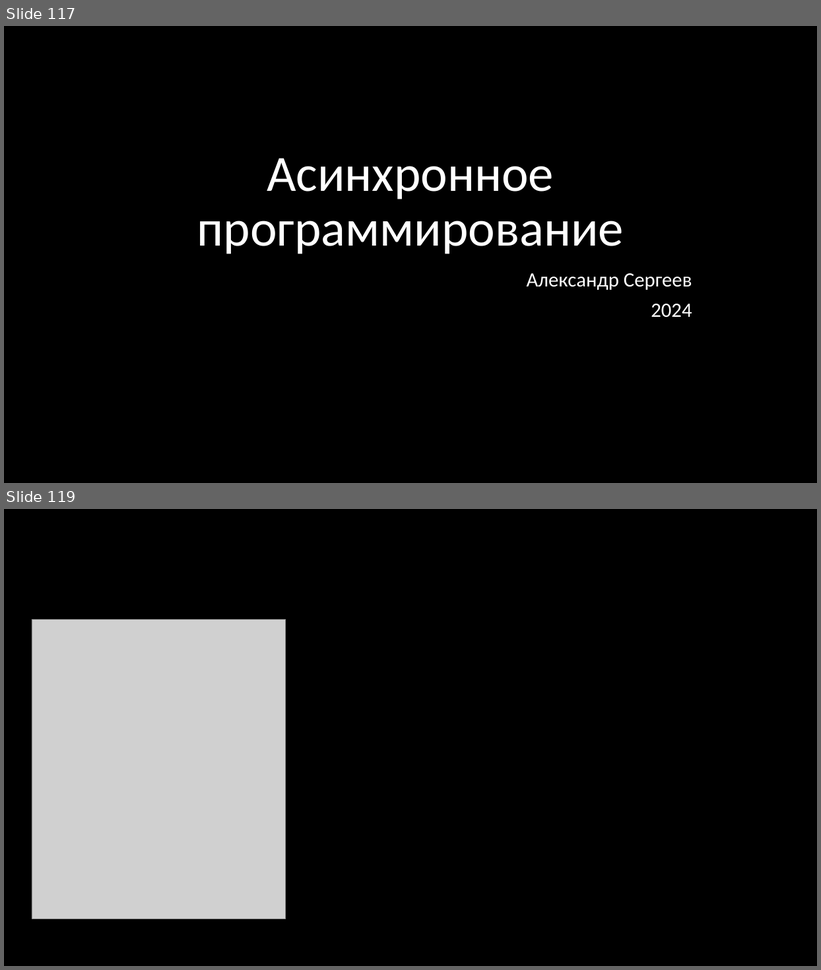
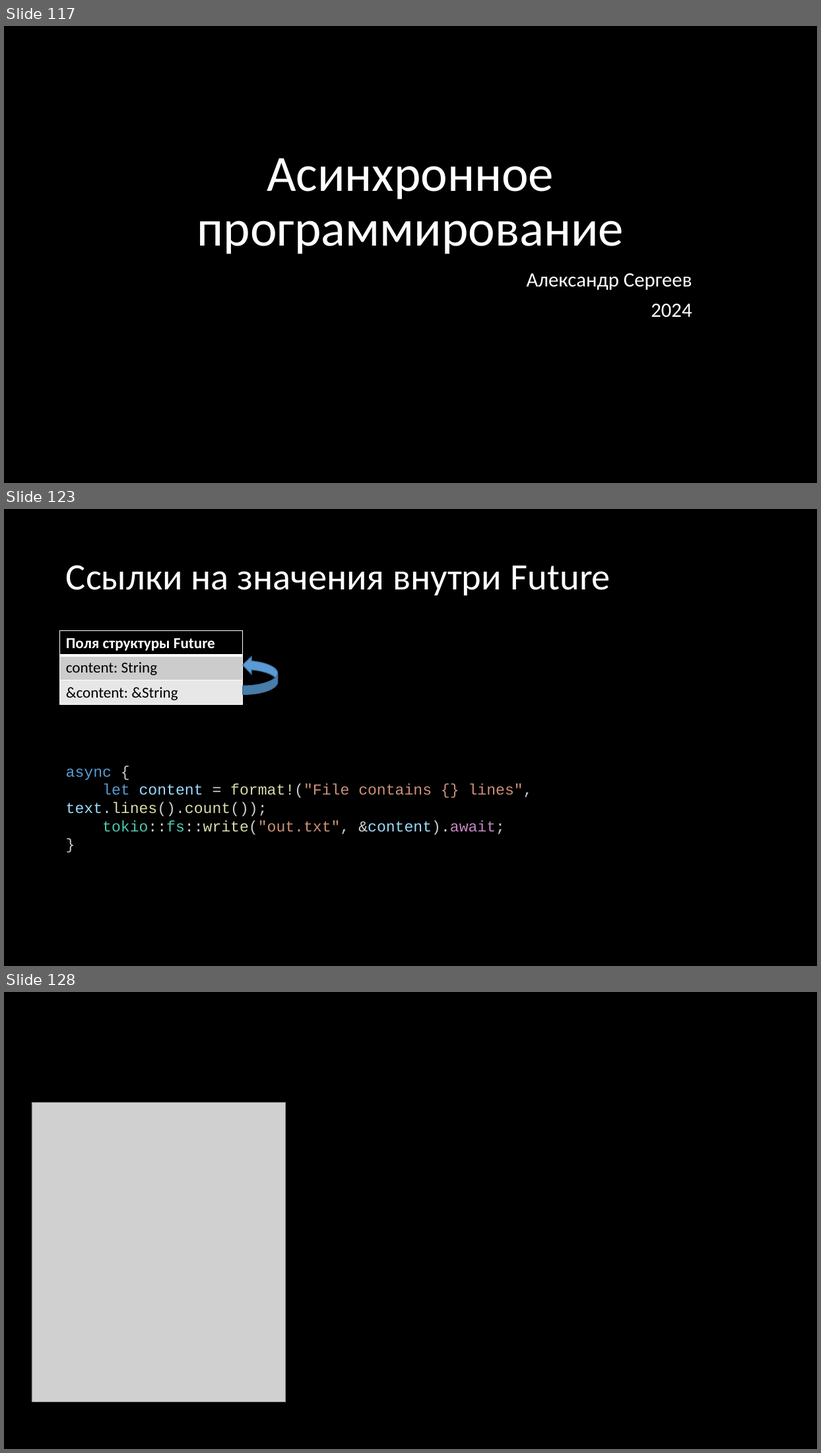
Before and after one commit to Gordon01/learn-rust, a slide deck: keynotes/Rust 2024.pptx. Shown one above the other, each under a label of ours: slides 117 and 119 before the commit, slides 117, 123 and 128 after it; the slides between them are not shown. The pictures are 821x970 and 821x1453 pixels, drawn with LibreOffice and Linux fonts; fonts in the diff are those of the drawing; grey boxes stand for pictures. Boxes give left, top, right and bottom in pixels: in the first picture for what was removed or moved away, otherwise in the second. Text is boxed around its words. In the diff, an @@ line names an element or a change of style, - is before the commit and + after.

```diff
--- a/keynotes/Rust 2024.pptx
+++ b/keynotes/Rust 2024.pptx
@@ slide 123 added at (4,509,817,966), background #000000 @@
@@ title added at (66,565,611,595), 44 pt, text #FFFFFF @@
+Ссылки на значения внутри Future
@@ table added at (60,631,243,706), 3 rows, 1 columns @@
+Поля структуры Future
+content: String
+&content: &String
@@ curved left arrow added at (242,657,277,695), fill #5B9BD5, outline #43739E 1 pt @@
@@ text added at (66,768,533,835), 18 pt, text #CE9178 @@
+async {
+let content = format!("File contains {} lines", text.lines().count());
+tokio::fs::write("out.txt", &content).await;
+}
@@ what was slide 119 is now slide 128 @@
```
Also in this commit, not shown: 2 slides changed, 8 other slides added, 5 other files.
